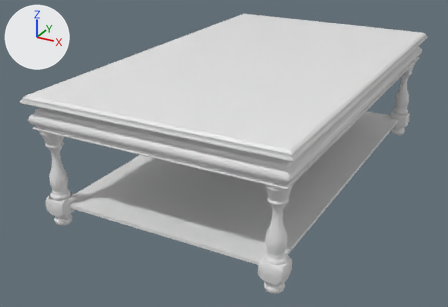
An edit to the FBX model Assets/Models/Batch1_Fbx/SM_CoffeeTable.fbx, drawn before and after from the same camera.
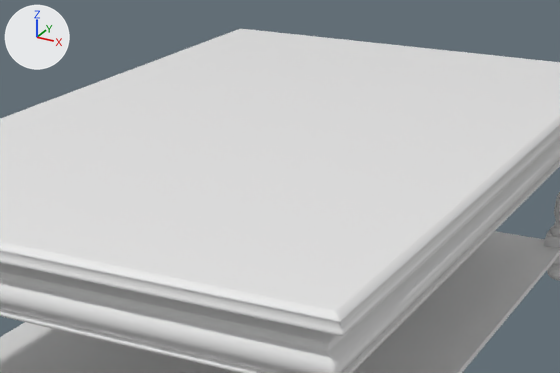
Each version appears first whole from a 50 mm lens placed at (0.752, -1.572, 0.821), pointed at (-0.064, -0.088, 0.079), and next in a close-up on the part from 29% to 89% of the width and 0% to 58% of the height. Every picture has the same lights, and +X, +Y and +Z are marked at upper left. Materials are left out; every surface is plain grey. Vertices at the same position are counted once.

The first close-up shows 'SM_CoffeeTable'.
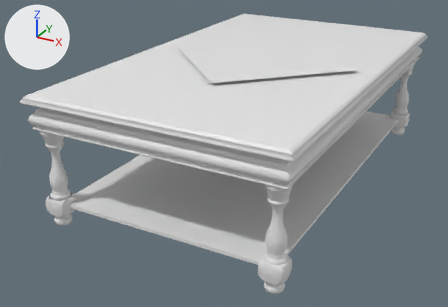
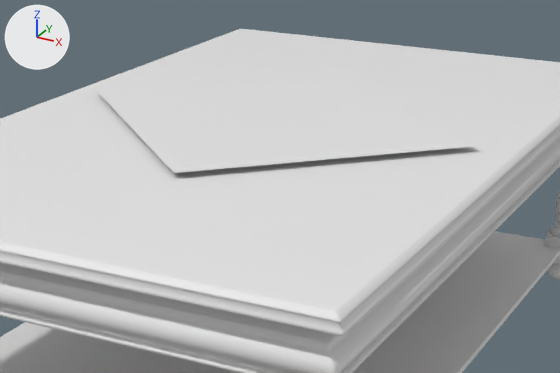
Location of each change, (x1, y1, x2, y2) in pixels of the close-ups (560 x 373 px):
part 1 of me_cube_071, added: after (96, 73, 476, 173)

Diff of the bpy script that builds the scene:
```diff
--- a/Assets/Models/Batch1_Fbx/SM_CoffeeTable.fbx.py
+++ b/Assets/Models/Batch1_Fbx/SM_CoffeeTable.fbx.py
@@ me_cube_071 @@
 me_cube_071.from_pydata(...)  # 3646 vertices, 3514 faces; spans x -0.35..0.353, y -0.578..0.577, z 0.0..0.356
 # used by ob_sm_coffeetable; location = (0.0, 0.0, 0.0)
 # verts and faces of me_cube_071; kept vertices keep their numbers, new ones are numbered from 3646
+# me_cube_071 part 1
+verts[3646] = (0.014, -0.293, 0.364)  # pixel (173, 173)
+verts[3647] = (-0.292, 0.008, 0.364)  # pixel (95, 90)
+verts[3648] = (0.295, -0.008, 0.364)  # pixel (477, 146)
+verts[3649] = (-0.011, 0.293, 0.364)  # pixel (346, 72)
+faces += [(3646, 3648, 3649, 3647)]
```
